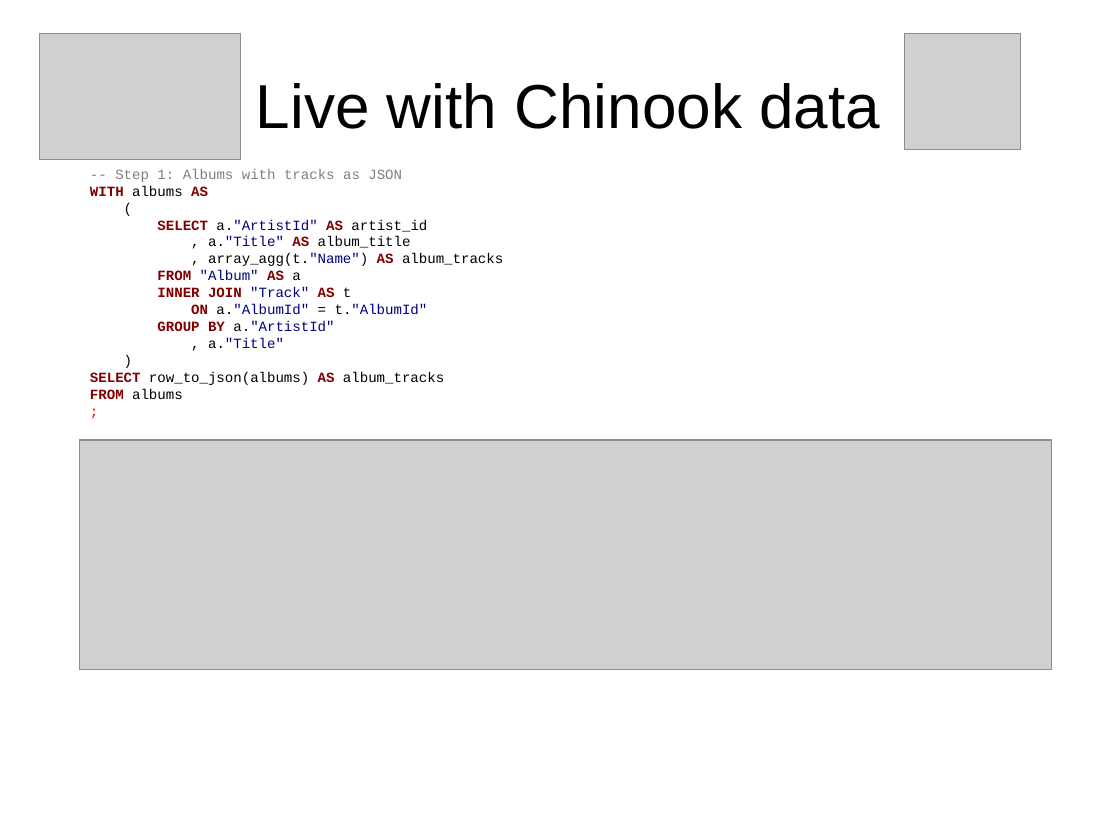
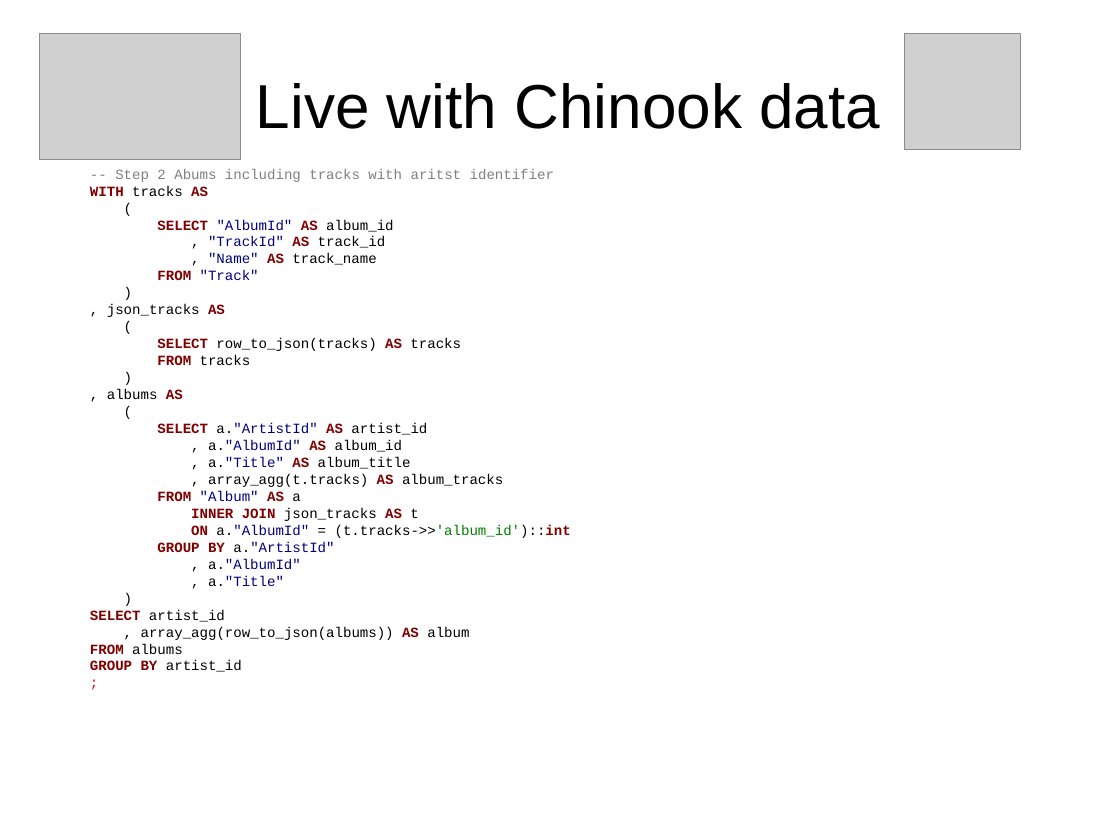
Before and after one commit to sjstoelting/talks, a slide deck: slide 15 of json-by-example/JSON-by-example.odp (slide 12 before the commit). Drawn at 1120x840 pixels with LibreOffice and Linux fonts; fonts in the diff are those of the drawing; grey boxes stand for pictures. Boxes give left, top, right and bottom in pixels: in the first picture for what was removed or moved away, otherwise in the second. Text is boxed around its words. In the diff, an @@ line names an element or a change of style, - is before the commit and + after.

```diff
--- a/json-by-example/JSON-by-example.odp
+++ b/json-by-example/JSON-by-example.odp
@@ text at (90,169,554,399): text changed; text colour #808080 to #000000 @@
--- Step 1: Albums with tracks as JSON
-WITH albums AS
+-- Step 2 Abums including tracks with aritst identifier
+WITH tracks AS
+(
+SELECT "AlbumId" AS album_id
+, "TrackId" AS track_id
+, "Name" AS track_name
+FROM "Track"
+)
+, json_tracks AS
+(
+SELECT row_to_json(tracks) AS tracks
+FROM tracks
+)
+, albums AS
@@ picture removed at (80,440,1052,670) @@
@@ text at (208,440,403,452): paragraph added @@
+, a."AlbumId" AS album_id
@@ text at (208,474,503,487): text changed @@
-, array_agg(t."Name") AS album_tracks
+, array_agg(t.tracks) AS album_tracks
@@ text at (191,508,571,538): text changed; text colour #000080 to #000000 @@
-INNER JOIN "Track" AS t
-ON a."AlbumId" = t."AlbumId"
+INNER JOIN json_tracks AS t
+ON a."AlbumId" = (t.tracks->>'album_id')::int
@@ text at (208,558,301,569): paragraph added @@
+, a."AlbumId"
@@ text at (90,609,469,640): text changed @@
-SELECT row_to_json(albums) AS album_tracks
+SELECT artist_id
+, array_agg(row_to_json(albums)) AS album
@@ text at (90,660,242,672): paragraph added @@
+GROUP BY artist_id
```
Also in this commit, not shown: 8 other slides changed, 5 slides added.
